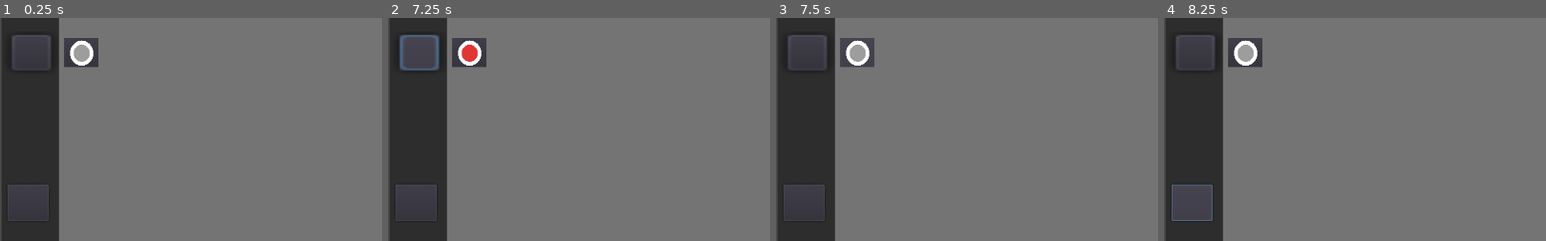
Above: before the commit, frames 1-4 (left to right).
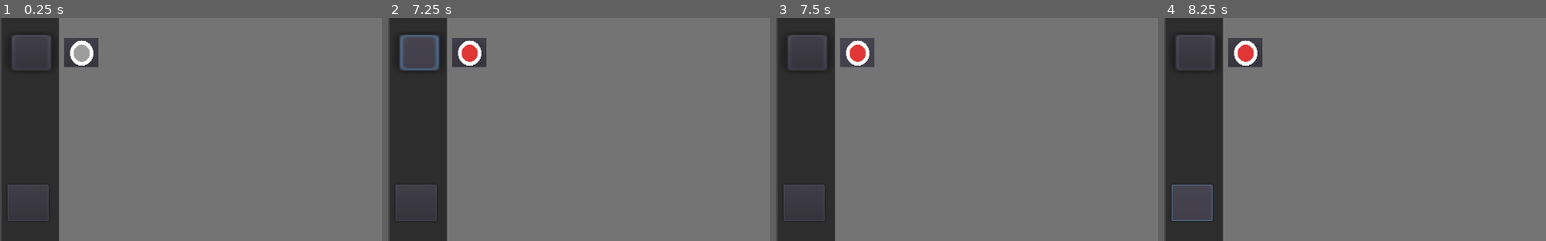
Above: after the commit, the same moments.

Repository: Boyquotes/Logic_Gates
Game: Godot game, scene res://board.tscn
The game is run twice, just before and just after one commit, with the same random seed, the same clock (stepped at 60 frames per second) and the same inputs. This scene is started directly instead of the project's main scene.
Inputs (mouse positions are % of the whole screen's width and height, from its top left):
- Up to frame 1 (0.25 s): no input
- Up to frame 2 (7.25 s): click (30, 43) at 0.5 s; click (11, 58) at 1.27 s; click (11, 58) at 2.02 s; click (4, 58) at 2.77 s; click (4, 91) at 3.5 s; click (4, 58) at 4.27 s; click (4, 91) at 5 s; click (30, 43) at 5.75 s; click (4, 58) at 6.52 s
- Up to frame 3 (7.5 s): click (11, 58) at 7.27 s
- Up to frame 4 (8.25 s): click (4, 91) at 8 s
The pictures show only the part of the screen within x 0-50%, y 50-100%; the shares and areas given below are measured in that part.

Frames 1-2 are identical in both runs. In frame 3, 0.3% of the frame differs, in the area x 19-24%, y 11-20%; in frame 4, 0.3%.

Commit message:
you can link a plug with a start plug

Diff:
--- a/plug.gd
+++ b/plug.gd
@@ -15,6 +15,10 @@
 	selected = true
 
 
+func link(name):
+	print(name.on)
+
+
 func _on_plug_button_up():
 	if pos == get_viewport().get_mouse_position():
 		on = false
--- a/start_plug.gd
+++ b/start_plug.gd
@@ -16,18 +16,12 @@
 			for i in self.get_parent().get_parent().get_parent().get_children():
 				if "plug" in i.get_name():
 					if i.selected:
-						print("we got a nice")
-
-
+						i.link(self)
 
 func _on_plug_button_down():
-	pos = get_viewport().get_mouse_position()
 	selected = true
 
 func _on_plug_button_up():
-	if pos == get_viewport().get_mouse_position():
-		on = false
-		icon = icon_off
 	selected = false
 
 func _on_on_off_pressed():
